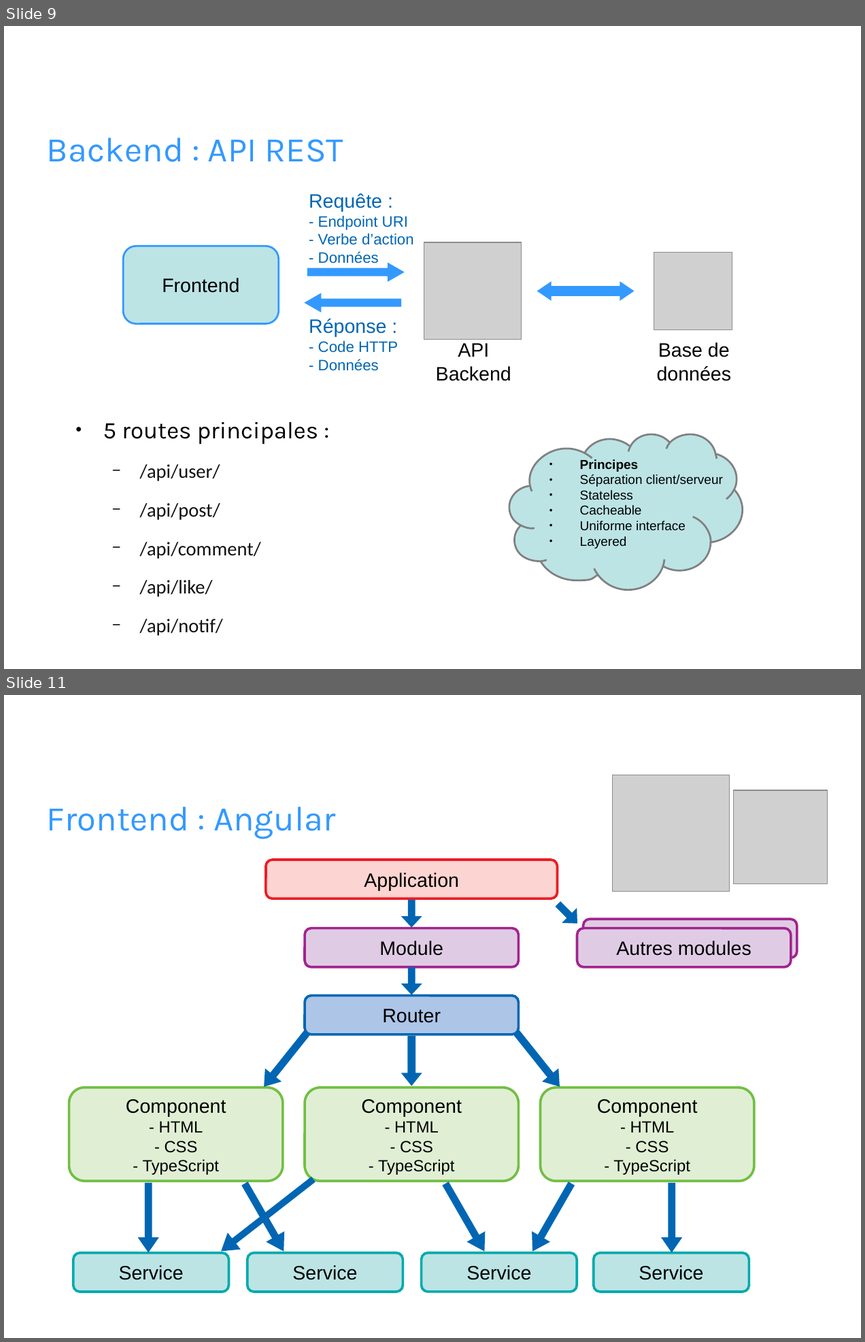
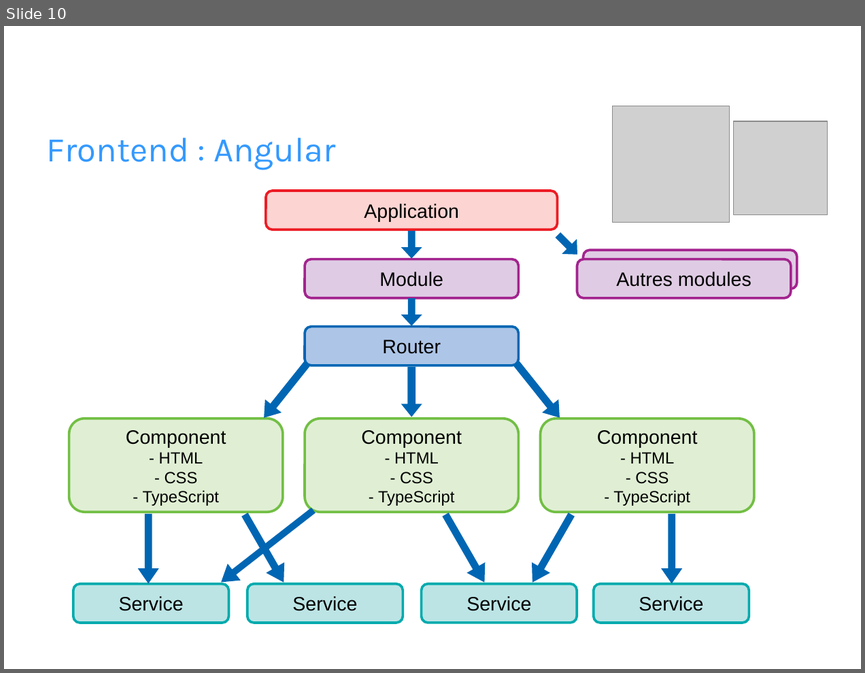
Before and after one commit to RomainSire/OC-P7-Social-Network, a slide deck: docs/P7_00_Présentation.odp. Shown one above the other, each under a label of ours: slides 9 and 11 before the commit, slide 10 after it; the slides between them are not shown. The pictures are 865x1342 and 865x673 pixels, drawn with LibreOffice and Linux fonts; fonts in the diff are those of the drawing; grey boxes stand for pictures; background and template pictures are left out. Boxes give left, top, right and bottom in pixels: in the first picture for what was removed or moved away, otherwise in the second. Text is boxed around its words. In the diff, an @@ line names an element or a change of style, - is before the commit and + after.

```diff
--- a/docs/P7_00_Présentation.odp
+++ b/docs/P7_00_Présentation.odp
@@ slide 9 removed at [4,26,861,669], background picture (left out) @@
@@ title removed at [47,138,343,162] @@
-Backend : API REST
@@ group removed at [123,193,732,381]: 4 texts, 2 pictures, 2 right arrows, 1 left right arrow, 1 rounded rectangle @@
-Frontend
-API
-Backend
-Requête :
-- Endpoint URI
-- Verbe d’action
-- Données
-Réponse :
-- Code HTTP
-- Données
-Base de données
@@ text removed at [103,422,318,635] @@
-● 5 routes principales :
-  − /api/user/
-  − /api/post/
-  − /api/comment/
-  − /api/like/
-  − /api/notif/
@@ freeform shape removed at [509,434,742,590] @@
-● Principes
-● Séparation client/serveur
-● Stateless
-● Cacheable
-● Uniforme interface
-● Layered
@@ what was slide 11 is now slide 10 @@
```
Also in this commit, not shown: 1 slide changed.
